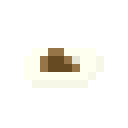
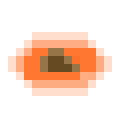
Revision of a layered 128x128 image; what changed, layer by layer:
added layer "Layer 4" (80%) above "Layer 3" over [left=8, top=32, right=112, bottom=96]
